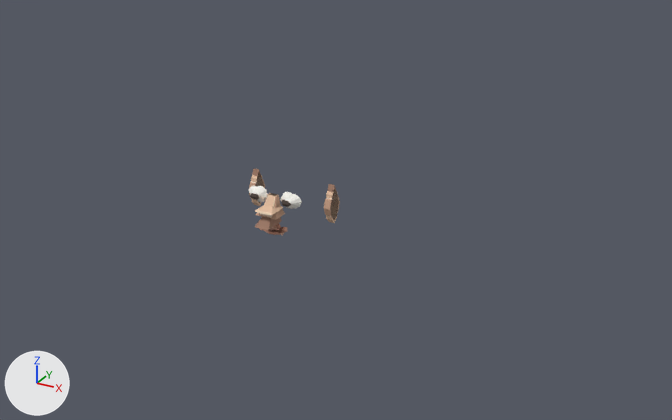
An edit to the Blender file tools/CustomerFaces.blend, drawn before and after from the same camera.
One viewpoint serves both versions: a 50 mm camera at (1.328, -2.162, 1.066) aimed at (0.124, 0.028, -0.029). Every picture has the same lights, and +X, +Y and +Z are marked at lower left. The first picture is the older version.

In view in the first picture: 'Ears_0', 'Ears_1', 'Ears_3', 'Ears_4', 'Eyes_1_White', 'Eyes_4_Iris', 'Eyes_4_White', 'Mouth_1', 'Mouth_3', 'Mouth_4', 'Nose_0', 'Nose_1', 'Nose_3', 'Nose_4' and 3 more.
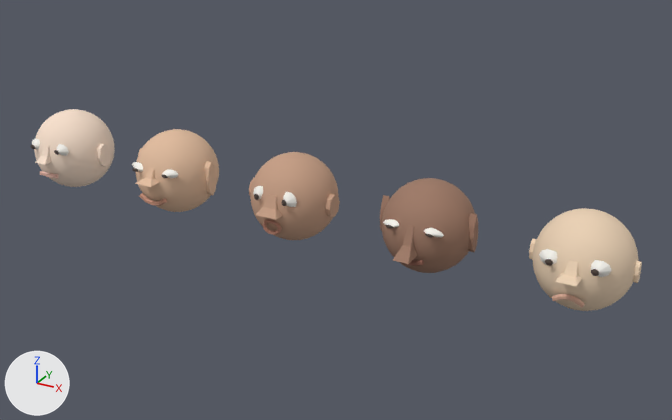
Commit message: Show customer face variants on round heads

What differs and where, as boxes (x1, y1, x2, y2) in the pictures (672 x 420 px):
'Head_4', added (beige)
    after: (533, 208, 639, 311)
'Head_3', added (brown)
    after: (382, 178, 475, 273)
'Head_2', added (beige)
    after: (250, 152, 339, 240)
'Head_1', added (beige)
    after: (136, 129, 219, 212)
'Head_0', added (beige)
    after: (34, 109, 115, 187)
'Nose_3', moved
    before: (255, 217, 282, 230)
    after: (393, 225, 417, 264)
'Eyes_4_White', moved
    before: (249, 185, 302, 209)
    after: (539, 249, 611, 277)
'Ears_3', moved
    before: (252, 168, 338, 221)
    after: (380, 195, 478, 252)
'Ears_1', moved
    before: (251, 174, 338, 223)
    after: (138, 148, 216, 195)
'Nose_4', moved
    before: (255, 193, 278, 215)
    after: (555, 260, 582, 287)
'Nose_1', moved
    before: (255, 194, 283, 215)
    after: (135, 168, 159, 187)
'Ears_0', moved
    before: (251, 177, 339, 218)
    after: (97, 143, 110, 167)
'Ears_4', moved
    before: (258, 181, 338, 214)
    after: (529, 238, 642, 283)
'Mouth_4', moved
    before: (259, 226, 284, 235)
    after: (552, 294, 585, 308)
'Mouth_1', moved
    before: (257, 221, 288, 235)
    after: (139, 193, 167, 206)
'Eyes_3_White', moved (not visible before)
    after: (383, 219, 444, 237)
'Nose_0', moved
    before: (259, 194, 273, 217)
    after: (35, 145, 52, 165)
'Eyes_1_White', moved
    before: (248, 190, 302, 202)
    after: (132, 162, 178, 178)
'Eyes_0_White', moved (not visible before)
    after: (32, 139, 69, 156)
'Eyes_4_Iris', moved
    before: (251, 193, 289, 207)
    after: (545, 259, 599, 276)
'Mouth_3', moved
    before: (268, 227, 283, 232)
    after: (395, 255, 424, 266)
'Mouth_0', moved (not visible before)
    after: (40, 171, 59, 179)

Edits to the bpy script that builds the scene:
```text
Add me_sphere_004:
    me_sphere_004.from_pydata(...)  # a UV sphere (32 segments, 20 rings, poles along z) spanning x -0.13..0.13, y -0.13..0.13, z -0.13..0.13
    me_sphere_004.polygons.foreach_set('use_smooth', [True] * 640)
    me_sphere_004.materials.append(mat_skin_4)  # beige #ebd1b5
Add me_sphere_003:
    me_sphere_003.from_pydata(...)  # a UV sphere (32 segments, 20 rings, poles along z) spanning x -0.13..0.13, y -0.13..0.13, z -0.13..0.13
    me_sphere_003.polygons.foreach_set('use_smooth', [True] * 640)
    me_sphere_003.materials.append(mat_skin_3)  # brown #9e7965
Add me_sphere_002:
    me_sphere_002.from_pydata(...)  # a UV sphere (32 segments, 20 rings, poles along z) spanning x -0.13..0.13, y -0.13..0.13, z -0.13..0.13
    me_sphere_002.polygons.foreach_set('use_smooth', [True] * 640)
    me_sphere_002.materials.append(mat_skin_2)  # beige #c59e84
Add me_sphere_001:
    me_sphere_001.from_pydata(...)  # a UV sphere (32 segments, 20 rings, poles along z) spanning x -0.13..0.13, y -0.13..0.13, z -0.13..0.13
    me_sphere_001.polygons.foreach_set('use_smooth', [True] * 640)
    me_sphere_001.materials.append(mat_skin_1)  # beige #e1bc9e
Add me_sphere:
    me_sphere.from_pydata(...)  # a UV sphere (32 segments, 20 rings, poles along z) spanning x -0.13..0.13, y -0.13..0.13, z -0.13..0.13
    me_sphere.polygons.foreach_set('use_smooth', [True] * 640)
    me_sphere.materials.append(mat_skin_0)  # beige #f8e1cd
Change ob_eyes_0_white:
    ob_eyes_0_white.location: (0.0, 0.0, 0.0) -> (-0.86, 0.0, 0.0)
Change ob_nose_0:
    ob_nose_0.location: (0.0, 0.0, 0.0) -> (-0.86, 0.0, 0.0)
Change ob_mouth_0:
    ob_mouth_0.location: (0.0, 0.0, 0.0) -> (-0.86, 0.0, 0.0)
Change ob_ears_0:
    ob_ears_0.location: (0.0, 0.0, 0.0) -> (-0.86, 0.0, 0.0)
Change ob_eyes_1_white:
    ob_eyes_1_white.location: (0.0, 0.0, 0.0) -> (-0.43, 0.0, 0.0)
Change ob_nose_1:
    ob_nose_1.location: (0.0, 0.0, 0.0) -> (-0.43, 0.0, 0.0)
Change ob_mouth_1:
    ob_mouth_1.location: (0.0, 0.0, 0.0) -> (-0.43, 0.0, 0.0)
Change ob_ears_1:
    ob_ears_1.location: (0.0, 0.0, 0.0) -> (-0.43, 0.0, 0.0)
Change ob_eyes_3_white:
    ob_eyes_3_white.location: (0.0, 0.0, 0.0) -> (0.43, 0.0, 0.0)
Change ob_nose_3:
    ob_nose_3.location: (0.0, 0.0, 0.0) -> (0.43, 0.0, 0.0)
Change ob_mouth_3:
    ob_mouth_3.location: (0.0, 0.0, 0.0) -> (0.43, 0.0, 0.0)
Change ob_ears_3:
    ob_ears_3.location: (0.0, 0.0, 0.0) -> (0.43, 0.0, 0.0)
Change ob_eyes_4_white:
    ob_eyes_4_white.location: (0.0, 0.0, 0.0) -> (0.86, 0.0, 0.0)
Change ob_eyes_4_iris:
    ob_eyes_4_iris.location: (0.0, 0.0, 0.0) -> (0.86, 0.0, 0.0)
Change ob_nose_4:
    ob_nose_4.location: (0.0, 0.0, 0.0) -> (0.86, 0.0, 0.0)
Change ob_mouth_4:
    ob_mouth_4.location: (0.0, 0.0, 0.0) -> (0.86, 0.0, 0.0)
Change ob_ears_4:
    ob_ears_4.location: (0.0, 0.0, 0.0) -> (0.86, 0.0, 0.0)
Add ob_head_4:
    ob_head_4 = bpy.data.objects.new('Head_4', me_sphere_004)
    ob_head_4.location = (0.86, 0.0, 0.0)
Add ob_head_3:
    ob_head_3 = bpy.data.objects.new('Head_3', me_sphere_003)
    ob_head_3.location = (0.43, 0.0, 0.0)
Add ob_head_2:
    ob_head_2 = bpy.data.objects.new('Head_2', me_sphere_002)
    ob_head_2.location = (0.0, 0.0, 0.0)
Add ob_head_1:
    ob_head_1 = bpy.data.objects.new('Head_1', me_sphere_001)
    ob_head_1.location = (-0.43, 0.0, 0.0)
Add ob_head_0:
    ob_head_0 = bpy.data.objects.new('Head_0', me_sphere)
    ob_head_0.location = (-0.86, 0.0, 0.0)
```
